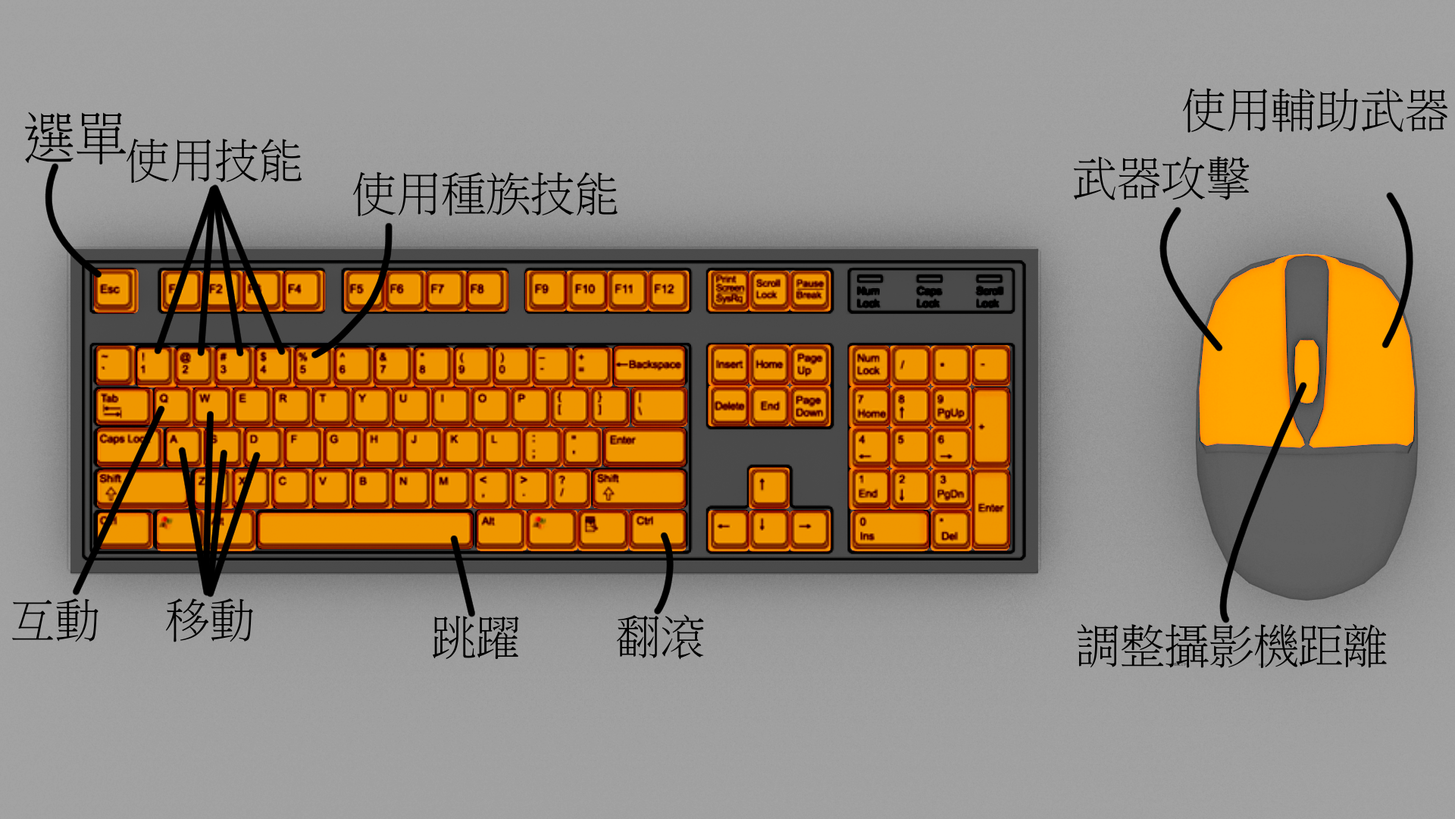
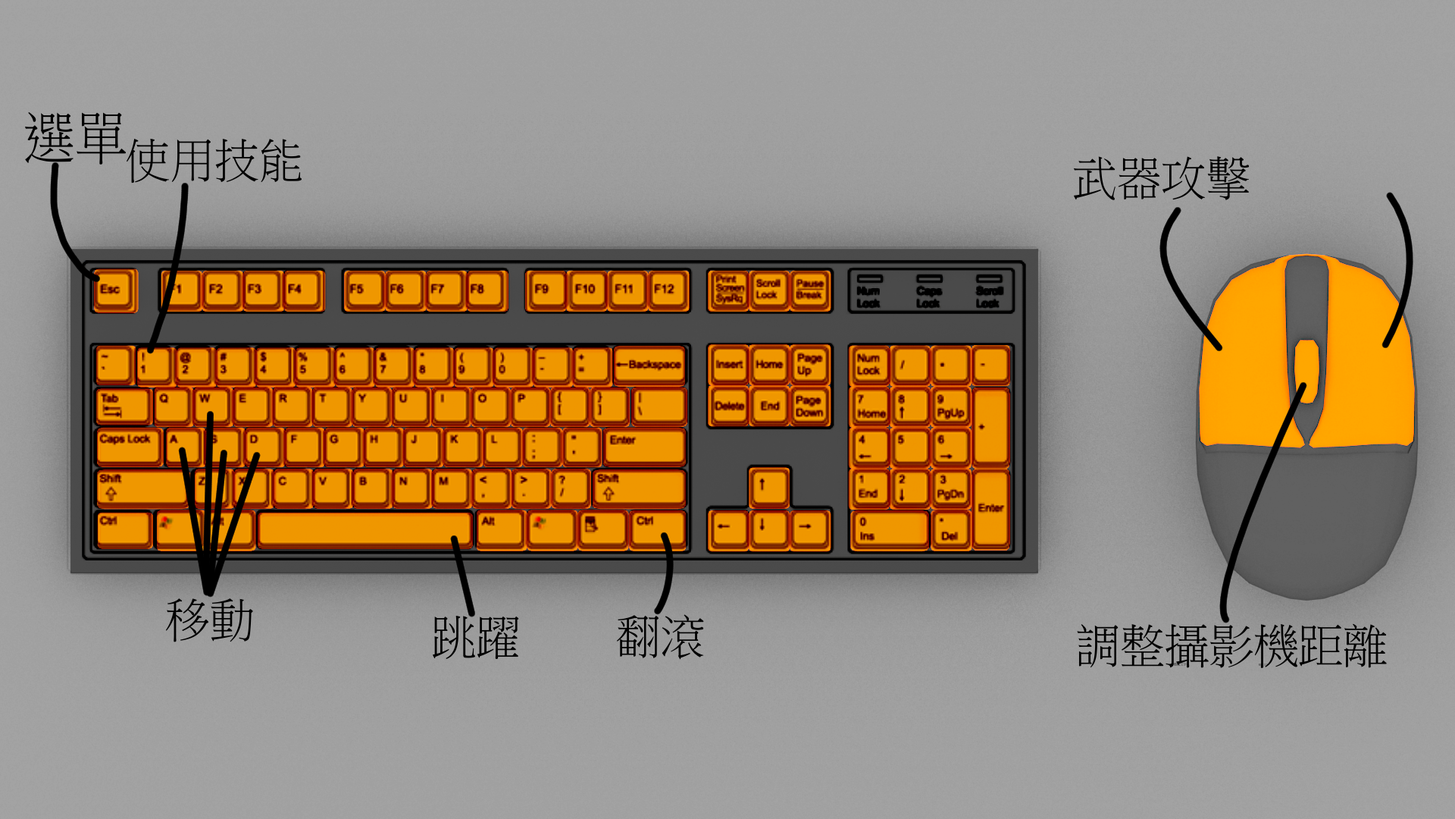
Revision of a layered 1455×819 image; what changed, layer by layer:
pixels changed over (12, 87, 1449, 664) (layer not identified)
